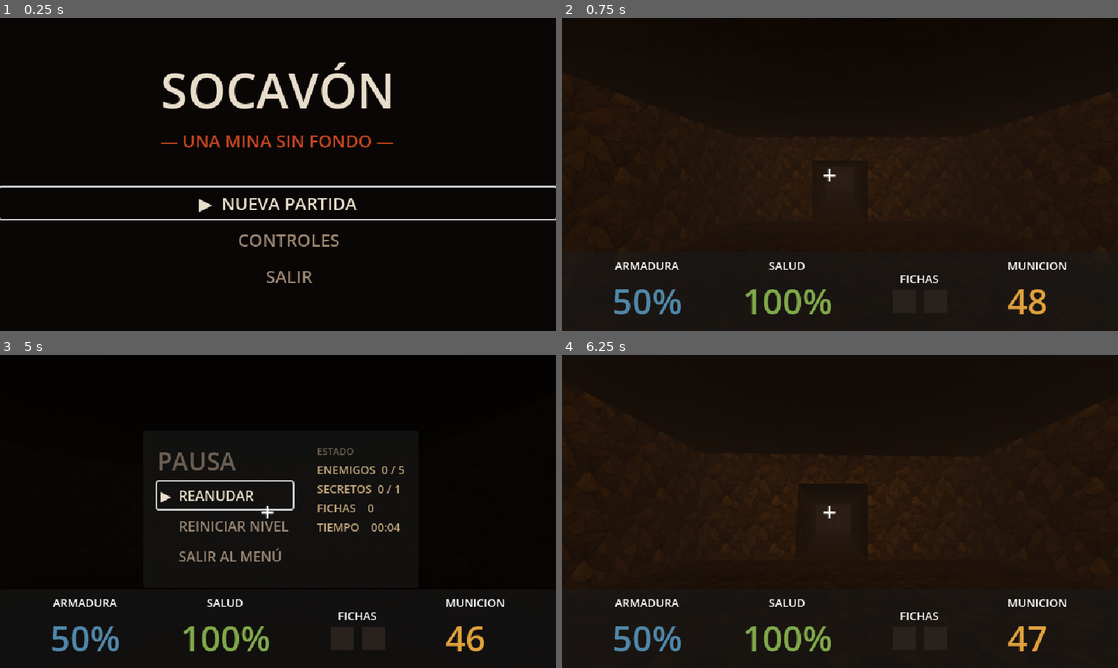
Above: before the commit, frames 1-4 (two rows, left to right).
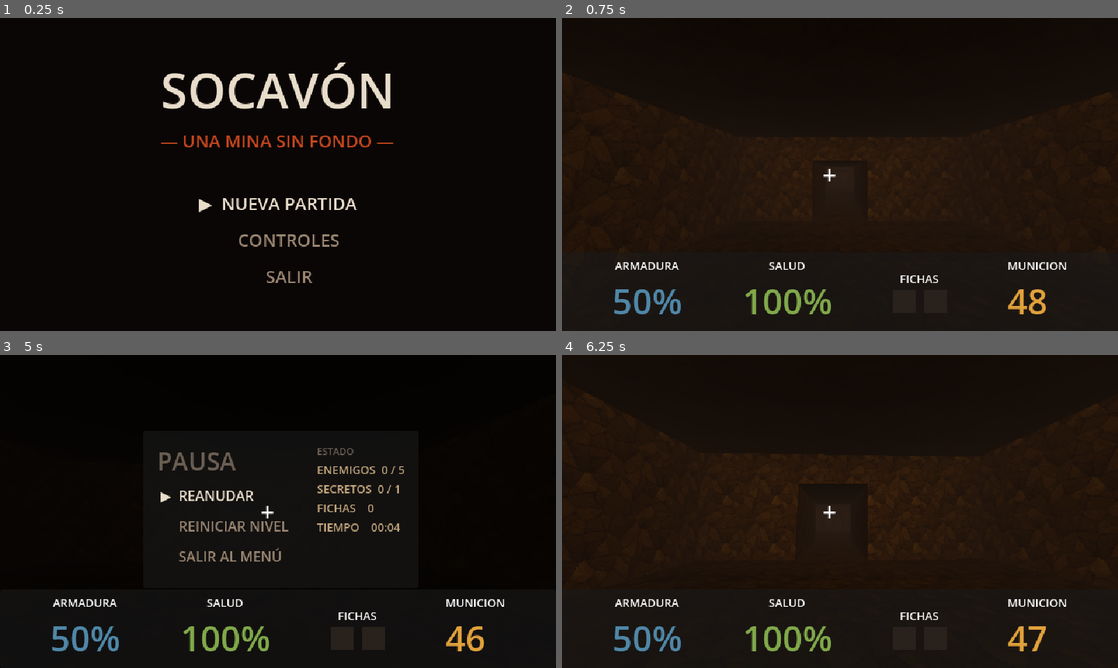
Above: after the commit, the same moments.

Repository: xXJotaHacheXx/Socavon
Game: Godot game, scene res://escenas/menu.tscn
Same seed, same stepped clock (60 frames per second), same inputs: the game is played once before the commit and once after it.
Inputs (mouse positions are in pixels of both pictures, inside the frame that each line leads up to):
- Up to frame 1 (0.25 s): no input
- Up to frame 2 (0.75 s): click "▶ NUEVA PARTIDA" at 0.5 s
- Up to frame 3 (5 s): tap Enter (ui_accept) at 1.25, 1.52, 2.27, 3.77, 4.25, 4.52 s; move the mouse to (305, 511) at 1.27 s; hold Shift (correr) 1.28-2.03 s; hold W (adelante) from 1.28 s (still down); move the mouse to (250, 511) at 2.02 s; click (250, 511) at 2.1 s; move the mouse to (289, 505) at 2.77 s; hold Shift (correr) 2.78-3.53 s; move the mouse to (272, 517) at 3.52 s; click (272, 517) at 3.6 s; move the mouse to (316, 514) at 4.27 s; hold Shift (correr) from 4.28 s (still down); tap Escape (pausa) at 4.9 s
- Up to frame 4 (6.25 s): release W (adelante) at 5 s; release Shift (correr) at 5 s; click "REINICIAR NIVEL" at 5 s; move the mouse to (795, 508) at 5.77 s; hold W (adelante) from 5.78 s (still down); click (795, 508) at 5.85 s; tap Enter (ui_accept) at 6.02 s

The runs differ from the first frame. In frame 1, 1.1% of the frame differs, in the area x 0-100%, y 53-65%; in frame 2, nothing differs; in frame 3, 0.3%; in frame 4, nothing differs.

Commit message:
Quitar foco a opciones de menu y pausa

Diff:
--- a/scripts/menu.gd
+++ b/scripts/menu.gd
@@ -9,11 +9,14 @@
 	Input.mouse_mode = Input.MOUSE_MODE_VISIBLE
 	Partida.reiniciar()
 
+	var sin_foco := StyleBoxEmpty.new()
+
 	for b in botones:
+		b.add_theme_stylebox_override("focus", sin_foco)
 		b.focus_entered.connect(_marcar)
-		b.mouse_entered.connect(b.grab_focus)   # que el mouse mueva el cursor también
+		b.mouse_entered.connect(b.grab_focus)
 
-	# que el foco dé la vuelta: de SALIR bajas a NUEVA y al revés
+	# el foco da vuelta: de SALIR bajas a NUEVA y al revés
 	botones[0].focus_neighbor_top = botones[-1].get_path()
 	botones[-1].focus_neighbor_bottom = botones[0].get_path()
 
--- a/scripts/pausa.gd
+++ b/scripts/pausa.gd
@@ -15,7 +15,10 @@
 	botones[1].pressed.connect(_on_reiniciar_pressed)
 	botones[2].pressed.connect(_on_salir_pressed)
 
+	var sin_foco := StyleBoxEmpty.new()
+
 	for b in botones:
+		b.add_theme_stylebox_override("focus", sin_foco)
 		b.focus_entered.connect(_marcar)
 		b.mouse_entered.connect(b.grab_focus)
 
